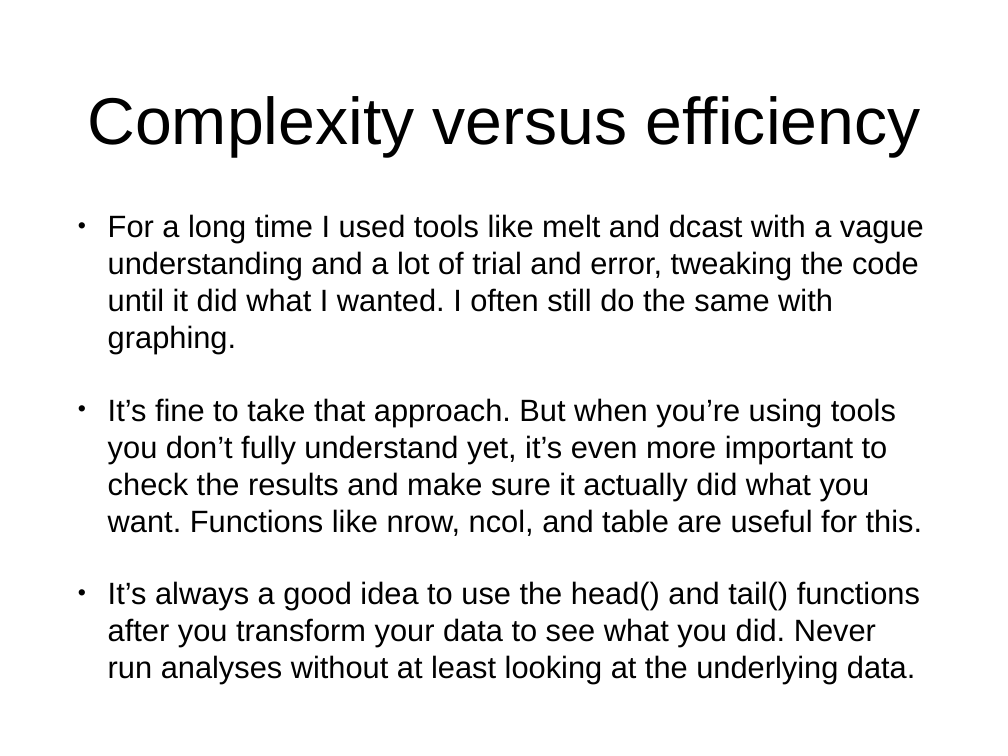
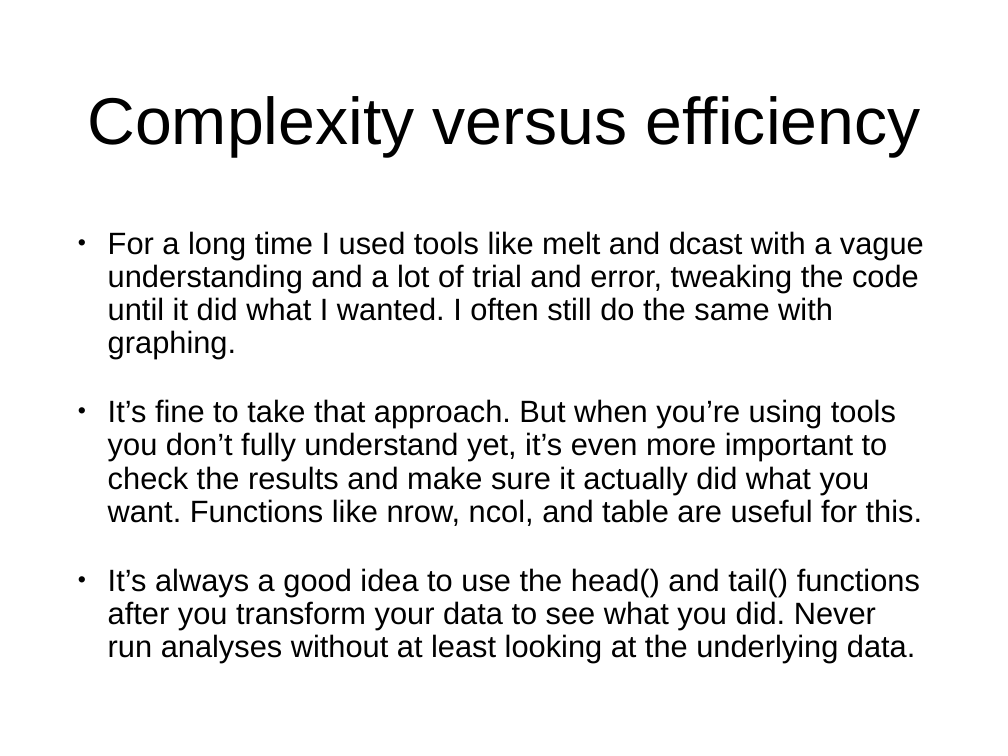
Before and after one commit to seanchrismurphy/A-Psychologists-Guide-to-R, a slide deck: slide 43 of Week 6/Tidy data.pptx (slide 42 before the commit). Drawn at 1008x756 pixels with LibreOffice and Linux fonts; fonts in the diff are those of the drawing. Boxes give left, top, right and bottom in pixels: in the first picture for what was removed or moved away, otherwise in the second. Text is boxed around its words. In the diff, an @@ line names an element or a change of style, - is before the commit and + after.

```diff
--- a/Week 6/Tidy data.pptx
+++ b/Week 6/Tidy data.pptx
@@ text "For a long time I ..." at [108,231,924,663]: line spacing 1 to 0.9 @@
```
Also in this commit, not shown: 3 other slides changed, 1 slide added, 5 other files.
